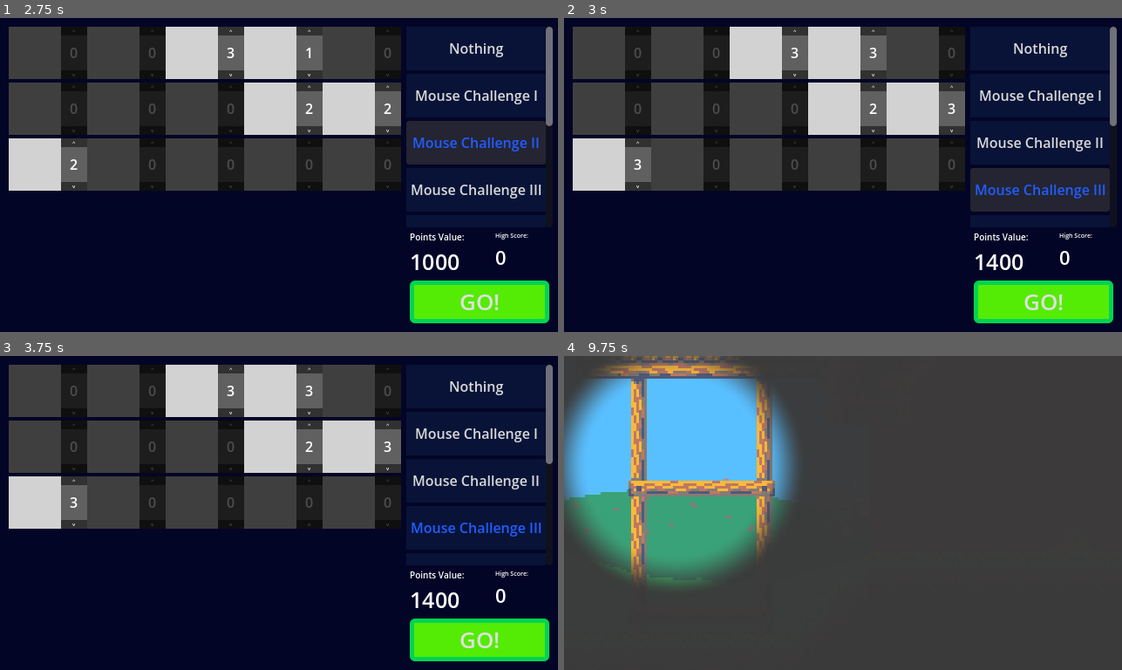
Above: before the commit, frames 1-4 (two rows, left to right).
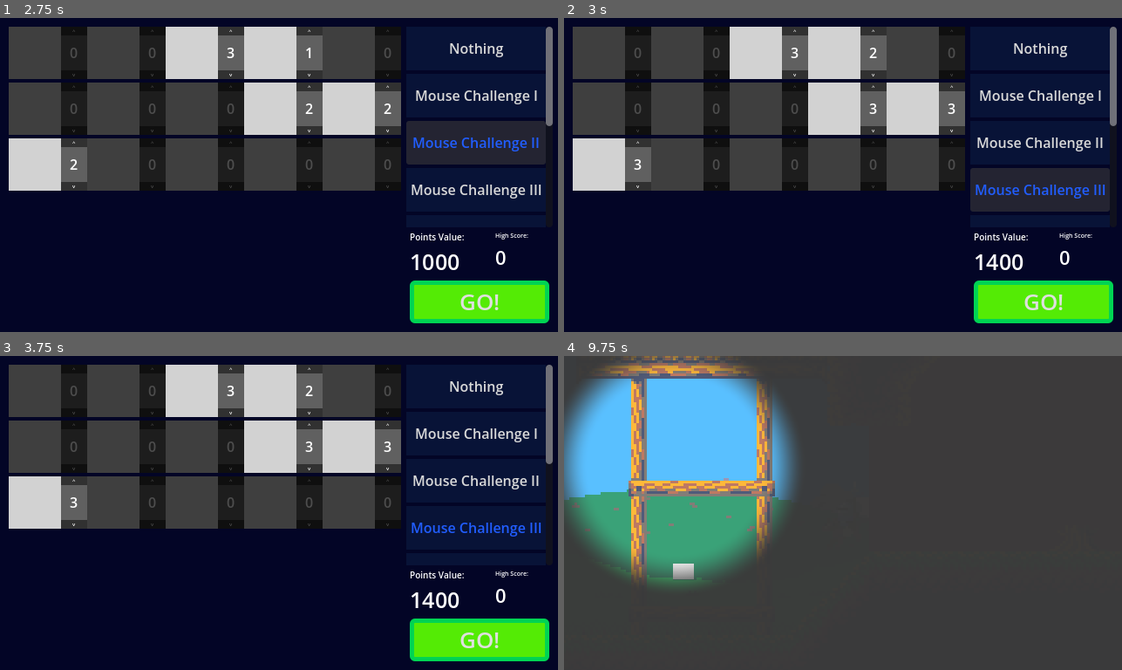
Above: after the commit, the same moments.

Repository: Martisos/Ultimate-Custom-Platformer-Game
Game: Godot game, scene res://scenes/menu/challenge_menu.tscn
Two runs of this game, one before a commit and one after it. Both use one fixed random seed, a clock stepped at 60 frames per second and the inputs below.
Inputs (mouse positions are in pixels of both pictures, inside the frame that each line leads up to):
- Up to frame 1 (2.75 s): click "Nothing" at 0.5 s; click "Mouse Challenge I" at 1.25 s; click "Mouse Challenge II" at 2 s
- Up to frame 2 (3 s): click "Mouse Challenge III" at 2.75 s
- Up to frame 3 (3.75 s): click "Visual Chaos" at 3.5 s
- Up to frame 4 (9.75 s): click "Slop Platformer" at 4.25 s; tap Enter at 5 s; move the mouse to (965, 497) at 5.02 s; hold D (right) 5.03-6.53 s; tap Alt at 5.1, 6.6, 8.85 s; click (965, 497) at 5.17 s; tap W (jump) at 5.27, 6.02, 7.52, 9.02 s; move the mouse to (731, 528) at 5.77 s; tap Shift at 5.85, 7.35, 9.6 s; click (731, 528) at 5.92 s; move the mouse to (898, 443) at 6.52 s; hold A (left) 6.53-7.28 s; click (898, 443) at 6.67 s; move the mouse to (815, 575) at 7.27 s; hold D (right) 7.28-8 s; click (815, 575) at 7.42 s; click "SKIP AD" at 8 s; tap Space at 8.75 s; move the mouse to (1010, 560) at 8.77 s; hold D (right) 8.78-9.53 s; click (1010, 560) at 8.92 s; move the mouse to (675, 465) at 9.52 s; hold A (left) from 9.53 s (still down); click (675, 465) at 9.67 s

Frame 1 is identical in both runs. In frame 2, less than 0.1% of the frame differs, in the area x 54-57%, y 9-31%; in frame 3, less than 0.1%; in frame 4, 0.2%, in the area x 19-24%, y 66-72%.

Commit message:
Win screen added

Diff:
--- a/scenes/maps/world_1.tscn
+++ b/scenes/maps/world_1.tscn
@@ -109,6 +109,13 @@
 [node name="CollisionShape2D" type="CollisionShape2D" parent="Zones/WinZone" unique_id=1886086759]
 shape = SubResource("CircleShape2D_1s2g6")
 
+[node name="WinZone2" parent="Zones" unique_id=1290508138 instance=ExtResource("10_wu0oe")]
+position = Vector2(-17, -42)
+metadata/_edit_group_ = true
+
+[node name="CollisionShape2D" type="CollisionShape2D" parent="Zones/WinZone2" unique_id=2016770518]
+shape = SubResource("CircleShape2D_1s2g6")
+
 [node name="Player" parent="." unique_id=349377917 instance=ExtResource("3_r50x4")]
 position = Vector2(-249, -15)
 
--- /dev/null
+++ b/scenes/menu/win_screen.tscn
@@ -0,0 +1,71 @@
+[gd_scene format=3 uid="uid://b3qbn3l5w5afo"]
+
+[ext_resource type="Script" uid="uid://bv66vhnsx3gji" path="res://scripts/menu/win_screen.gd" id="1_dbu1v"]
+[ext_resource type="Shader" uid="uid://rcyh1lwnfjvh" path="res://scenes/shaders/firework.gdshader" id="2_7nuyu"]
+
+[sub_resource type="ShaderMaterial" id="ShaderMaterial_kb7tl"]
+shader = ExtResource("2_7nuyu")
+shader_parameter/resolution = Vector2(600, 400)
+shader_parameter/firework_count = 7.0
+shader_parameter/particle_count = 35.0
+shader_parameter/size = 1.0
+shader_parameter/sharpen = 1.5000000074506001
+shader_parameter/speed = 2.0
+shader_parameter/gravity = 0.9
+shader_parameter/lifetime = 7.0
+
+[node name="WinScreen" type="Control" unique_id=1568148896]
+layout_mode = 3
+anchors_preset = 15
+anchor_right = 1.0
+anchor_bottom = 1.0
+grow_horizontal = 2
+grow_vertical = 2
+script = ExtResource("1_dbu1v")
+
+[node name="Background" type="ColorRect" parent="." unique_id=1280798442]
+layout_mode = 1
+anchors_preset = 15
+anchor_right = 1.0
+anchor_bottom = 1.0
+grow_horizontal = 2
+grow_vertical = 2
+color = Color(0, 0, 0, 1)
+
+[node name="CongratsLabel" type="RichTextLabel" parent="." unique_id=1746252562]
+layout_mode = 0
+offset_left = 181.0
+offset_top = 83.0
+offset_right = 459.0
+offset_bottom = 150.0
+text = "GOOD JOB!"
+horizontal_alignment = 1
+vertical_alignment = 1
+
+[node name="ScoreLabel" type="Label" parent="." unique_id=826603003]
+layout_mode = 0
+offset_left = 181.0
+offset_top = 144.0
+offset_right = 459.0
+offset_bottom = 211.0
+theme_override_font_sizes/font_size = 48
+horizontal_alignment = 1
+vertical_alignment = 1
+
+[node name="NewHighscoreLabel" type="Label" parent="." unique_id=187025195]
+layout_mode = 0
+offset_left = 181.0
+offset_top = 215.0
+offset_right = 459.0
+offset_bottom = 238.0
+text = "New High Score!"
+horizontal_alignment = 1
+
+[node name="ColorRect" type="ColorRect" parent="." unique_id=143892155]
+material = SubResource("ShaderMaterial_kb7tl")
+layout_mode = 1
+anchors_preset = 15
+anchor_right = 1.0
+anchor_bottom = 1.0
+grow_horizontal = 2
+grow_vertical = 2
--- a/scripts/areas/win_zone.gd
+++ b/scripts/areas/win_zone.gd
@@ -9,10 +9,11 @@
 
 		if score_earned > ChallengeManager.high_score:
 			ChallengeManager.high_score = score_earned
+			ChallengeManager.is_new_high_score = true
 
 		ChallengeManager.save_game()
 
-		get_tree().change_scene_to_file("res://scenes/menu/challenge_menu.tscn")
+		get_tree().change_scene_to_file("res://scenes/menu/win_screen.tscn")
 
 func check_preset_done() -> void:
 	if ChallengeManager.active_preset != "":
--- a/scripts/challenges/challenge_manager.gd
+++ b/scripts/challenges/challenge_manager.gd
@@ -50,7 +50,7 @@
 	},
 	"all_two": {
 		"title" : "All to 2",
-		"beaten": true
+		"beaten": false
 	},
 	"all_three": {
 		"title" : "50 / 20",
@@ -59,6 +59,7 @@
 }
 
 var high_score: int = 0
+var is_new_high_score: bool = false
 var current_score: int = 0
 const SAVE_PATH = "user://savegame.cfg"
 
@@ -101,6 +102,7 @@
 	current_score += points
 
 func _ready() -> void:
+	#hard_reset()
 	load_game()
 	print(high_score)
 
@@ -146,6 +148,19 @@
 
 	high_score = config.get_value("game", "high_score", 0)
 
+func hard_reset() -> void:
+	var config = ConfigFile.new()
+
+	for key in challenges.keys():
+		config.set_value("challenges", key, 0)
+
+	for key in presets.keys():
+		config.set_value("presets", key, false)
+
+	high_score = 0
+	config.set_value("game", "high_score", 0)
+	config.save(SAVE_PATH)
+
 # --- PRESETS ---
 
 func set_all_challenges_to(level: int) -> void:
@@ -156,6 +171,7 @@
 func load_preset(preset_name: String) -> void:
 	set_all_challenges_to(0)
 	active_preset = preset_name
+
 	match preset_name:
 		"all_zero":
 			set_all_challenges_to(0)
@@ -180,12 +196,19 @@
 			challenges["immortal_snail"] = 2
 		"mouse_challenge3":
 			challenges["popups"] = 3
-			challenges["wanna_keep_playing"] = 3
+			challenges["wanna_keep_playing"] = 2
 			challenges["flashbang_cat"] = 3
 			challenges["flashlight"] = 3
-			challenges["immortal_snail"] = 2
+			challenges["immortal_snail"] = 3
 		"visual_chaos":
-			challenges[""] = 1
+			challenges["mirror"] = 3
+			challenges["random_shaders"] = 1
+			challenges["random_animations"] = 2
+			challenges["immortal_snail"] = 3
+			challenges["flashbang_cat"] = 2
+			challenges["flashlight"] = 3
+			challenges["visual_effects"] = 3
+			challenges["dead_pixels"] = 3
 		"slop_platformer":
 			challenges["ice_floor"] = 3
 			challenges["rigid_jump"] = 1
--- a/scripts/menu/challenge_menu.gd
+++ b/scripts/menu/challenge_menu.gd
@@ -17,6 +17,8 @@
 		var newTile = tile_scene.instantiate()
 
 		newTile.challenge_changed.connect(_on_any_challenge_changed)
+		newTile.challenge_changed.connect(_on_tile_or_challenge_changed)
+
 		newTile.tooltip_show.connect(_tooltip_show)
 		newTile.tooltip_hide.connect(_tooltip_hide)
 
@@ -60,6 +62,7 @@
 	for tile in grid_container.get_children():
 		if tile.has_method("refresh_from_manager"):
 			tile.refresh_from_manager()
+
 	sync_high_score()
 
 	for btn in presets_container.get_children():
@@ -67,5 +70,12 @@
 			btn.change_color()
 
 func _on_start_button_pressed() -> void:
+	ChallengeManager.is_new_high_score = false
 	ChallengeManager.save_game()
 	get_tree().change_scene_to_file("res://scenes/maps/world_1.tscn")
+
+func _on_tile_or_challenge_changed() -> void:
+	_on_any_challenge_changed()
+	for btn in presets_container.get_children():
+		if btn.has_method("change_color"):
+			btn.change_color()
--- a/scripts/menu/preset_button.gd
+++ b/scripts/menu/preset_button.gd
@@ -21,13 +21,14 @@
 func _on_pressed() -> void:
 	ChallengeManager.load_preset(button_name)
 	emit_signal("preset_selected", button_name)
-	change_color()
 
 func change_color() -> void:
+	await get_tree().create_timer(0.01).timeout
 	if ChallengeManager.active_preset == button_name:
 		color = Color(0.129, 0.365, 1.0, 1.0)
 	elif is_beaten:
 		color = Color("7cc487ff")
 	else:
 		color = Color("d9d9d9")
+
 	label.set("theme_override_colors/font_color", color)
--- /dev/null
+++ b/scripts/menu/win_screen.gd
@@ -0,0 +1,60 @@
+extends Control
+
+@onready var congrats_label: RichTextLabel = $CongratsLabel
+@onready var score_label: Label = $ScoreLabel
+@onready var new_highscore_label: Label = $NewHighscoreLabel
+
+var texts: Array[String] = ["GREAT JOB!", "FANTASTIC!", "AMAZING!", "PERFECT!", "UNBEATABLE!"]
+
+var score: int = 0
+var current_displayed_score: int = 0
+var timer: float = 0.0
+var max_time: float = 0.03
+
+var animation_done: bool = false
+
+func _ready() -> void:
+	score = ChallengeManager.current_score
+	new_highscore_label.hide()
+	if ChallengeManager.is_new_high_score: new_highscore_label.show()
+	print(score, " - win score")
+	print(current_displayed_score, " - win current score")
+	set_timer()
+
+
+func _process(delta: float) -> void:
+	if animation_done: return
+	timer -= delta
+
+	if current_displayed_score >= score:
+		current_displayed_score = score
+		animation_done = true
+		go_to_menu()
+		return
+
+	if timer <= 0:
+		current_displayed_score += 10
+		timer = max_time
+		update_text()
+
+func go_to_menu() -> void:
+	await get_tree().create_timer(3.5).timeout
+	get_tree().change_scene_to_file("res://scenes/menu/challenge_menu.tscn")
+
+func update_text() -> void:
+	if current_displayed_score >= 4200:
+		congrats_label.text = texts[4]
+	elif current_displayed_score >= 3500:
+		congrats_label.text = texts[3]
+	elif current_displayed_score >= 2500:
+		congrats_label.text = texts[2]
+	elif current_displayed_score >= 1200:
+		congrats_label.text = texts[1]
+	else:
+		congrats_label.text = texts[0]
+
+	score_label.text = str(current_displayed_score)
+
+
+func set_timer() -> void:
+	timer = max_time
Not shown, added: scripts/menu/win_screen.gd.uid
Not shown, added: scenes/menu/win_screen.tscn3632219840.tmp
Not shown, added: scenes/menu/win_screen.tscn3636068607.tmp
Not shown, added: scenes/menu/win_screen.tscn3648361920.tmp
